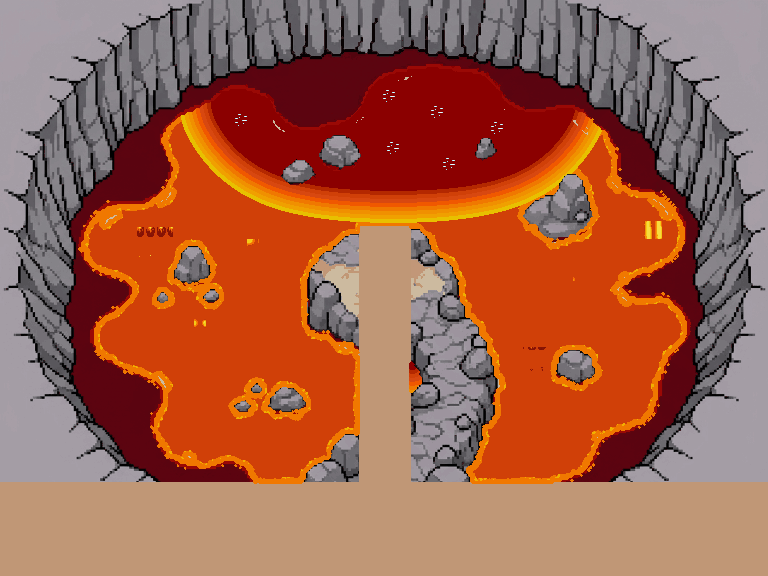
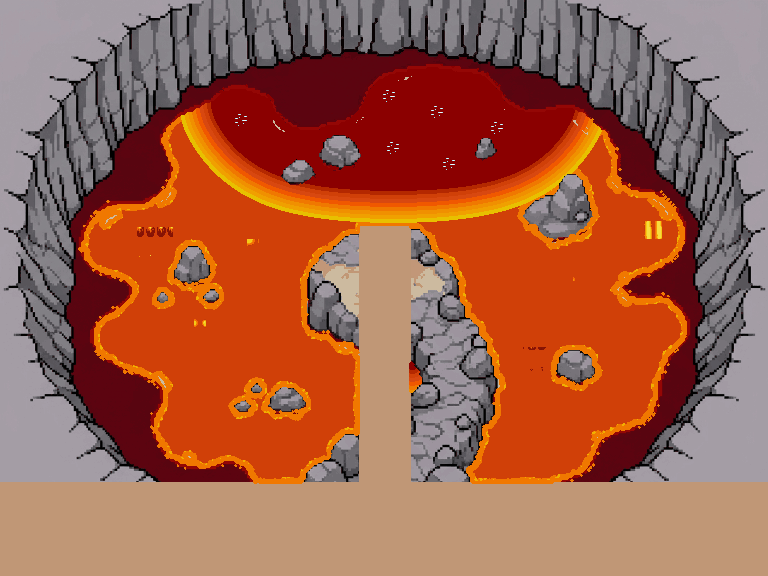
Comparing the layer stacks of the two 768 x 576 images. Changes:
removed layer "08_roche" over [4, 0, 765, 482]
added layer "09_roche" above "08_berge" over [4, 0, 765, 482]
added layer "03_veines_lave_f00" above "02_scintillements_lave_f00" over [76, 64, 694, 473]
